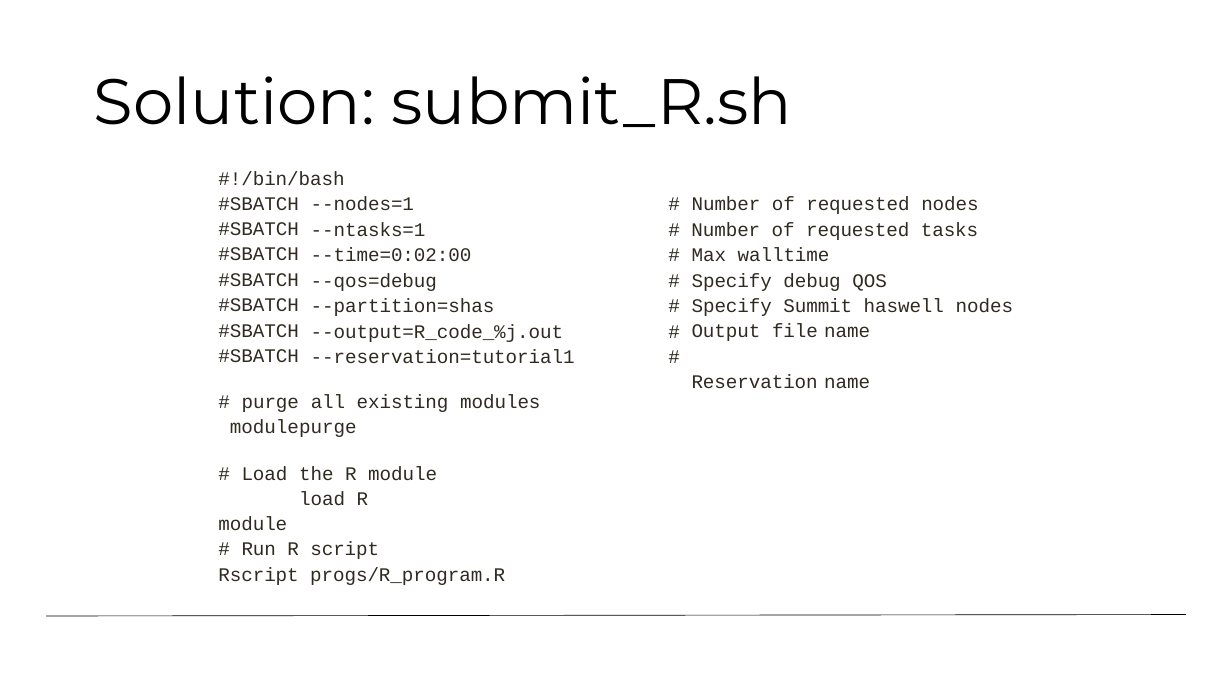
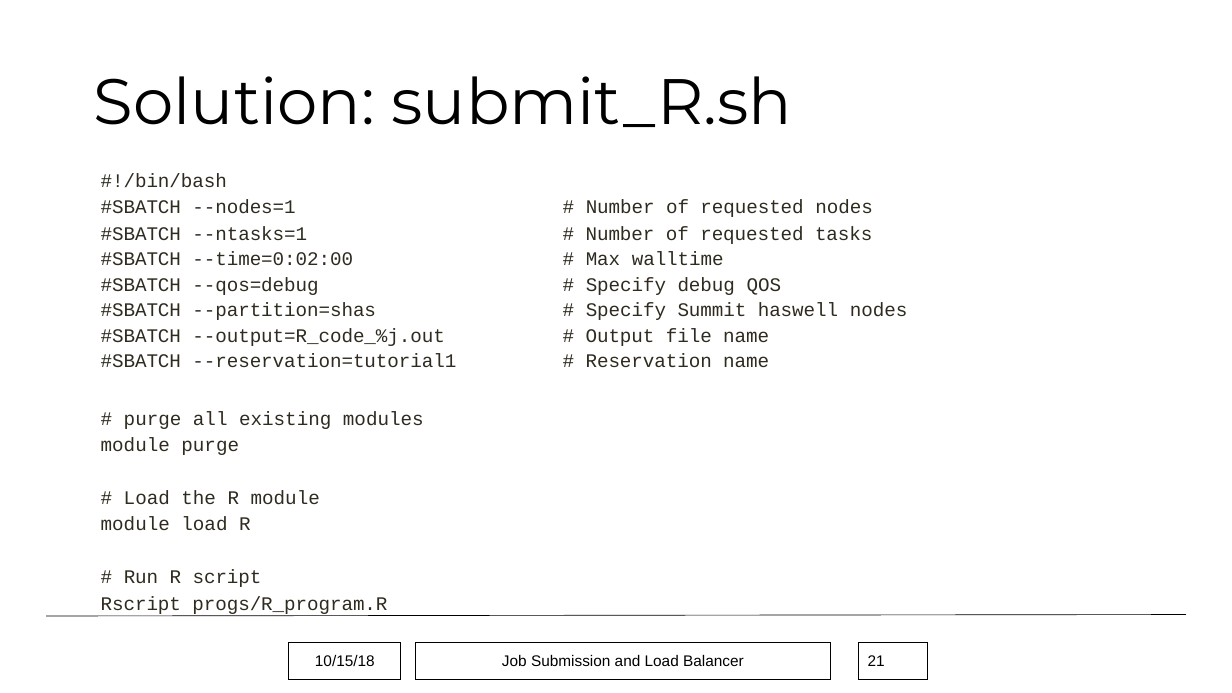
Before and after one commit to monaghaa/HPC_Short_Course_Fall_2018, a slide deck: slide 21 of Job_Submission/hpc_job_submission_Fall2018.pptx (slide 22 before the commit). Drawn at 1232x693 pixels with LibreOffice and Linux fonts; fonts in the diff are those of the drawing; background and template pictures are left out. Boxes give left, top, right and bottom in pixels: in the first picture for what was removed or moved away, otherwise in the second. Text is boxed around its words. In the diff, an @@ line names an element or a change of style, - is before the commit and + after.

```diff
--- a/Job_Submission/hpc_job_submission_Fall2018.pptx
+++ b/Job_Submission/hpc_job_submission_Fall2018.pptx
@@ text at [101, 173, 769, 367]: text changed @@
---nodes=1
---ntasks=1
---time=0:02:00
---qos=debug
---partition=shas
---output=R_code_%j.out
---reservation=tutorial1
+#!/bin/bash
+#SBATCH --nodes=1 # Number of requested nodes
+#SBATCH --ntasks=1 # Number of requested tasks
+#SBATCH --time=0:02:00 # Max walltime
+#SBATCH --qos=debug # Specify debug QOS
+#SBATCH --partition=shas # Specify Summit haswell nodes
+#SBATCH --output=R_code_%j.out # Output file name
+#SBATCH --reservation=tutorial1 # Reservation name
@@ text removed at [218, 171, 344, 186] @@
-#!/bin/bash
@@ text removed at [218, 197, 298, 362] @@
-#SBATCH
-#SBATCH
-#SBATCH
-#SBATCH
-#SBATCH
-#SBATCH
-#SBATCH
@@ text removed at [691, 196, 1013, 316] @@
-# Number of requested nodes
-# Number of requested tasks
-# Max walltime
-# Specify debug QOS
-# Specify Summit haswell nodes
-#
-#
@@ text removed at [692, 324, 818, 388] @@
-Output file Reservation
@@ text removed at [824, 326, 870, 388] @@
-name name
@@ text "# purge all existing modules": place and size @@
-text "# purge all existing modules" at [218, 541, 505, 585]
+text "# purge all existing modules" at [101, 411, 424, 616]
@@ text at [101, 411, 424, 531]: paragraphs added @@
+# purge all existing modules
+module purge
+# Load the R module
+module load R
@@ text removed at [242, 397, 299, 412] @@
-# purge module
@@ text removed at [298, 413, 358, 438] @@
-purge
@@ text removed at [311, 394, 540, 412] @@
-all existing modules
@@ text removed at [218, 466, 288, 531] @@
-# Load module
@@ text removed at [299, 466, 437, 506] @@
-the R module load R
@@ rectangle added at [289, 642, 401, 679], outline #000000 0.75 pt, 12 pt, text #000000 @@
+10/15/18
@@ rectangle added at [415, 642, 831, 679], outline #000000 0.75 pt, 12 pt, text #000000 @@
+Job Submission and Load Balancer
@@ page number added at [859, 642, 928, 679], outline #000000 0.75 pt, 12 pt, text #000000 @@
+21
```
Also in this commit, not shown: 27 other slides changed, 1 slide removed, 3 other files.
